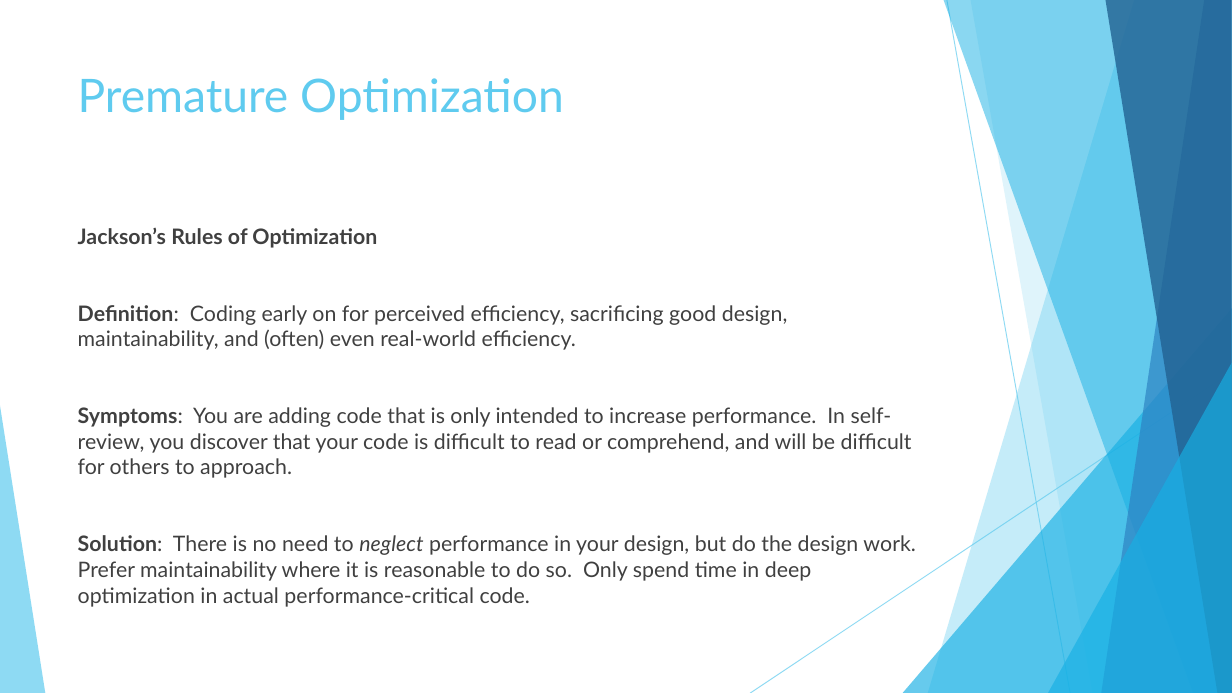
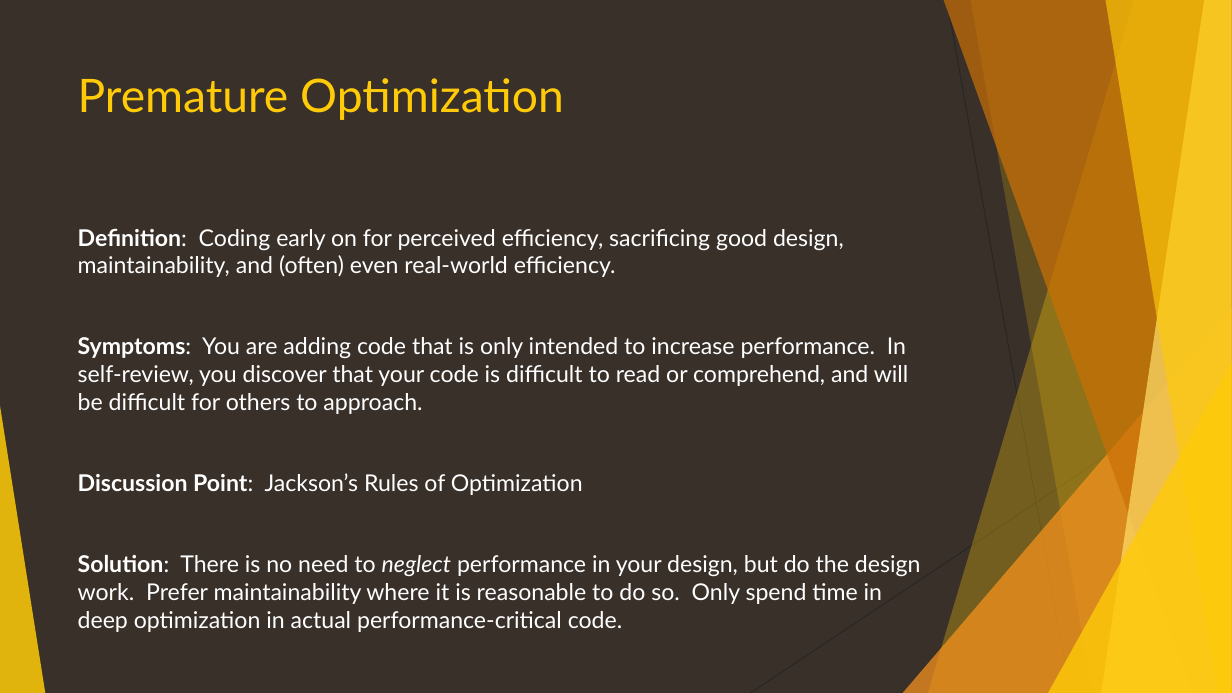
Before and after one commit to ericburcham/anti-patterns, a slide deck: slide 36 of anti-patterns.pptx. Drawn at 1232x693 pixels with LibreOffice and Linux fonts; fonts in the diff are those of the drawing. Boxes give left, top, right and bottom in pixels: in the first picture for what was removed or moved away, otherwise in the second. Text is boxed around its words. In the diff, an @@ line names an element or a change of style, - is before the commit and + after.

Commit message:
update presentation look and some of the wording

```diff
--- a/anti-patterns.pptx
+++ b/anti-patterns.pptx
@@ background #FFFFFF to #39302A @@
@@ freeform shape at [928,0,1232,693]: fill #5FCBEF at 36% opacity to #FFCA08 at 30% opacity @@
@@ freeform shape at [944,0,1232,693]: fill #17B0E4 at 50% opacity to #CA6F06 at 70% opacity @@
@@ line (947, 0) - (1070, 693): stroke #5FCBEF 0.75 pt to #262626 0.75 pt @@
@@ freeform shape at [970,0,1232,693]: fill #5FCBEF at 20% opacity to #FFCA08 at 20% opacity @@
@@ freeform shape at [1102,0,1232,693]: fill #2E83C3 at 70% opacity to #FFDF6B at 70% opacity @@
@@ freeform shape at [1105,0,1232,693]: fill #226292 at 80% opacity to #FFCA08 at 65% opacity @@
@@ title "Premature Optimization" at [78,78,564,120]: text colour #5FCBEF to #FFCA08 @@
@@ text at [78,228,377,248]: paragraph removed @@
-Jackson’s Rules of Optimization
@@ text at [78,228,921,604]: size 16.6 to 18 pt, text colour #404040 to #FFFFFF @@
@@ triangle at [903,308,1232,693]: fill #17B0E4 at 66% opacity to #F8931D at 72% opacity @@
@@ line (1232, 372) - (750, 693): stroke #5FCBEF 0.75 pt to #262626 0.75 pt @@
@@ triangle at [1048,363,1232,693]: fill #17B0E4 at 66% opacity to #FFCA08 at 80% opacity @@
@@ triangle at [0,406,45,693]: fill #5FCBEF at 70% opacity to #FFCA08 at 85% opacity @@
@@ text at [78,473,583,495]: paragraph added @@
+Discussion Point: Jackson’s Rules of Optimization
```
Also in this commit, not shown: 35 other slides changed.
